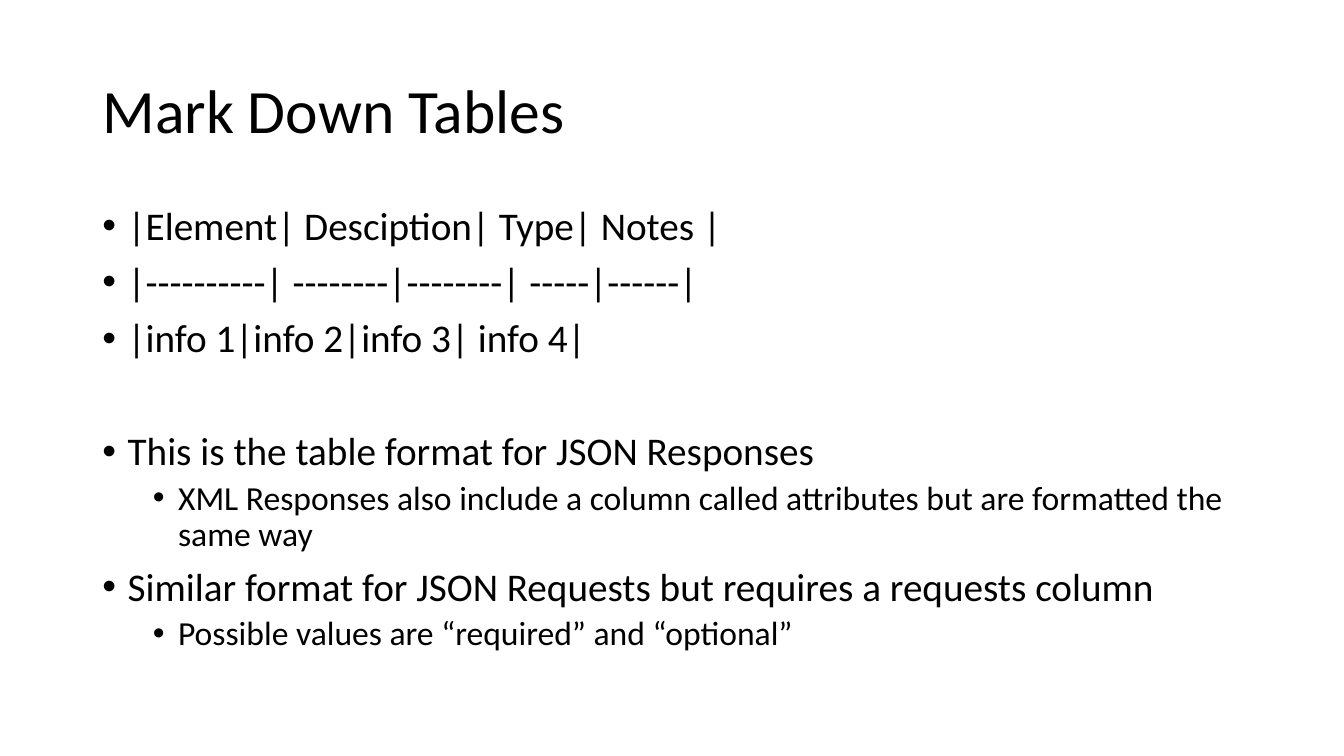
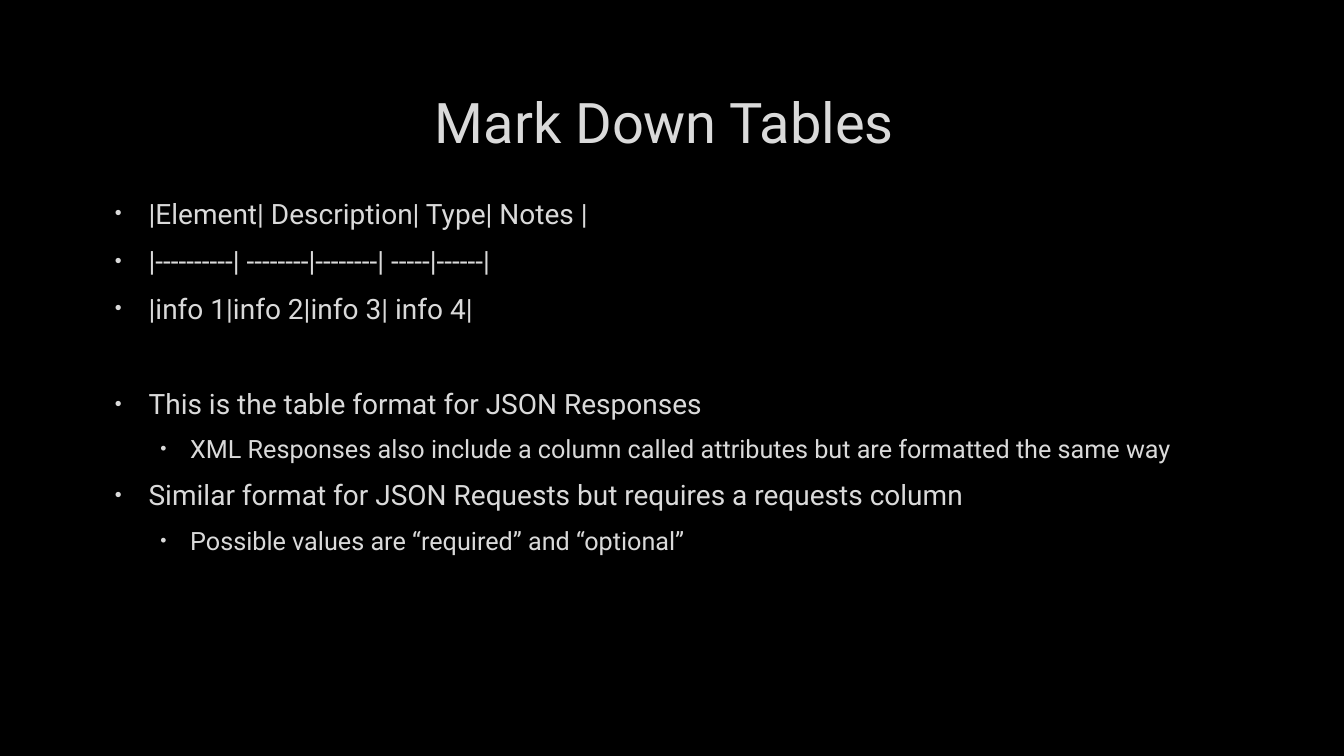
Before and after one commit to HyderickCSarrell/CS488_APIDOCPRESENTATION, a slide deck: slide 6 of APIDocPresentation.pptx. Drawn at 1344x756 pixels with LibreOffice and Linux fonts; fonts in the diff are those of the drawing; background and template pictures are left out. Boxes give left, top, right and bottom in pixels: in the first picture for what was removed or moved away, otherwise in the second. Text is boxed around its words. In the diff, an @@ line names an element or a change of style, - is before the commit and + after.

```diff
--- a/APIDocPresentation.pptx
+++ b/APIDocPresentation.pptx
@@ background #FFFFFF to picture (left out) @@
@@ title "Mark Down Tables": place and size @@
-title "Mark Down Tables" at box(102, 90, 564, 134)
+title "Mark Down Tables" at box(435, 101, 894, 144)
@@ title "Mark Down Tables" at box(435, 101, 894, 144): size 44 to 40 pt, font Calibri to Roboto, text colour #000000 to #DADADA, letter outline none to #404040 0.75 pt; alignment left to centre; line spacing 0.9 to 1 @@
@@ text "|Element| Description| Type| Notes |": place and size @@
-text "|Element| Description| Type| Notes |" at box(128, 211, 1223, 651)
+text "|Element| Description| Type| Notes |" at box(149, 203, 1170, 555)
@@ text at box(149, 203, 573, 230): text changed; size 28 to 20 pt; font Calibri to Roboto; text colour #000000 to #DADADA @@
-• |Element| Desciption| Type| Notes |
+• |Element| Description| Type| Notes |
@@ text at box(149, 297, 1170, 555): size 28 to 20 pt in "|----------| --------|--------| -----|------|", "|info 1|info 2|info 3| info 4|", "This is the table format for JSON ...", "Similar format for JSON Requests but requires ..."; font Calibri to Roboto, text colour #000000 to #DADADA, letter outline none to #404040 0.75 pt in "|----------| --------|--------| -----|------|", "|info 1|info 2|info 3| info 4|", "This is the table format for JSON ...", "XML Responses also include a column called ..." and 2 more places; size 24 to 18 pt in "XML Responses also include a column called ...", "Possible values are “required” and “optional”"; indent changed; line spacing 0.9 to 1; more space between paragraphs @@
```
Also in this commit, not shown: 6 other slides changed, 6 slides added.
